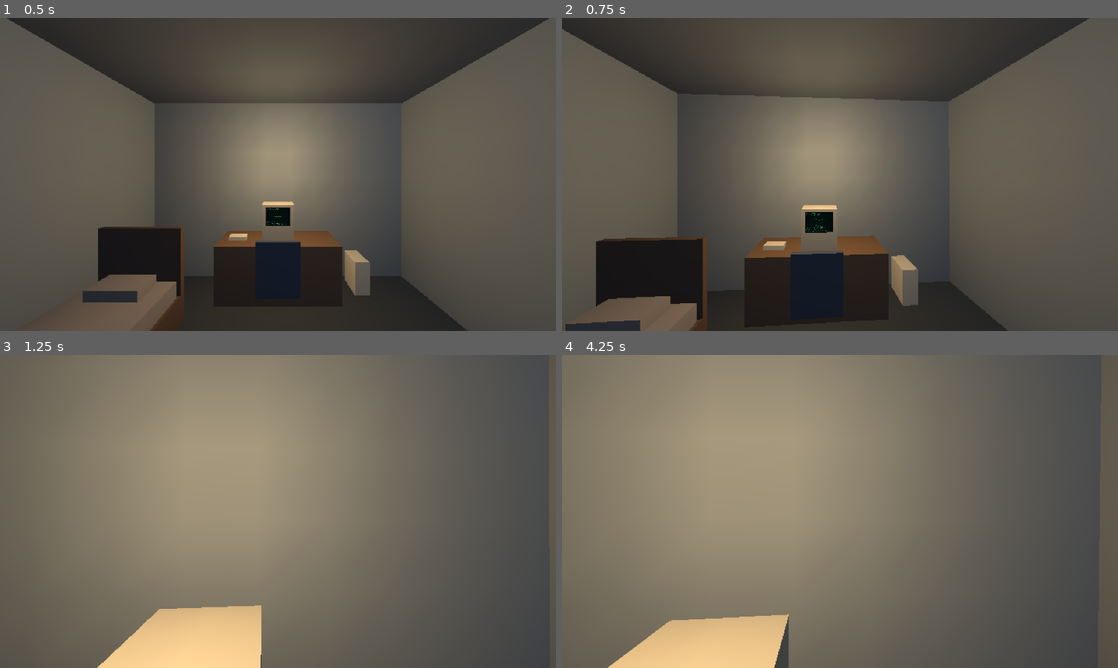
Above: before the commit, frames 1-4 (two rows, left to right).
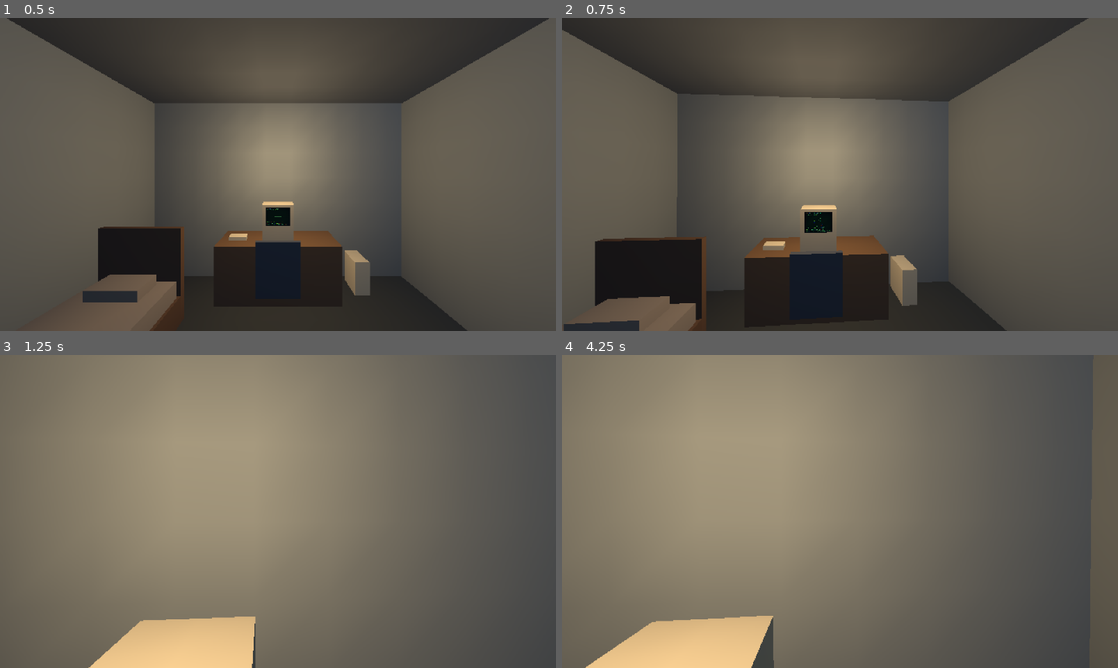
Above: after the commit, the same moments.

Repository: fcport/astrochills-gd-3d
Game: Godot game, scene res://main.tscn
Two runs of this game, one before a commit and one after it. Both use one fixed random seed, a clock stepped at 60 frames per second and the inputs below.
Inputs (mouse positions are in pixels of both pictures, inside the frame that each line leads up to):
- Up to frame 1 (0.5 s): no input
- Up to frame 2 (0.75 s): tap Enter (imaging_start) at 0.5 s; move the mouse to (867, 174) at 0.52 s; hold W (move_forward) from 0.53 s (still down); hold Shift (sprint) from 0.53 s (still down); click (867, 174) at 0.67 s
- Up to frame 3 (1.25 s): keep holding W (move_forward); keep holding Shift (sprint)
- Up to frame 4 (4.25 s): keep holding W (move_forward); move the mouse to (812, 511) at 1.27 s; release Shift (sprint) at 1.28 s; tap B (bbs_open) at 1.35 s; tap Shift (sprint) every 0.75 s from 1.55 to 3.8 s; move the mouse to (851, 505) at 2.02 s; hold Left (imaging_dec) 2.03-2.78 s; move the mouse to (834, 517) at 2.77 s; tap Right (imaging_inc) at 2.85 s; click (834, 517) at 2.92 s; tap Enter (imaging_start) at 3.5 s; move the mouse to (878, 514) at 3.52 s; hold Down (imaging_next) from 3.53 s (still down)

Frame 1 is identical in both runs. In frame 2, 0.4% of the frame differs, in the area x 0-95%, y 0-100%; in frame 3, 1.1%; in frame 4, 1.3%, in the area x 4-41%, y 82-100%.

Commit message:
Passo 2,5 e scatto 4,5
Seconda taratura del passo, a occhio, giocando. Era 1,6 all'inizio, poi 2,0 e
4,0 dopo la prima notte intera, adesso 2,5 e 4,5. La casa e' cresciuta con
l'epica 3 — cucina, atrio, cupola, esterno — e le distanze da attraversare
durante l'attesa sono un'altra cosa rispetto a quando c'era solo la stanza del
computer.

Shift+F8/F9 e Shift+F10/F11 restano per correggere dal vivo.

Diff:
--- a/world/player/player.gd
+++ b/world/player/player.gd
@@ -48,7 +48,7 @@
 ## trovato camminando con `Shift+F8`/`Shift+F9` e leggendo l'overlay `F12` finché
 ## il passo non sembrava un passo. È l'unico modo in cui questi numeri si trovano:
 ## il 2.6 di prima era stato scelto senza guardare, e si vedeva.
-static var walk_speed := 2.0
+static var walk_speed := 2.5
 
 ## Metri al secondo tenendo SHIFT. NON è uno scatto sportivo e non c'è stamina:
 ## è la scorciatoia di chi sa già dove sta andando e non vuole rifare il giro
@@ -56,7 +56,7 @@
 ## ha fretta, ed è una cortesia lasciarglielo dire.
 ##
 ## Tarabile come il passo, con `Shift+F10`/`Shift+F11`.
-static var sprint_speed := 4.0
+static var sprint_speed := 4.5
 
 ## Quanto in fretta la velocità raggiunge quella voluta. Un valore alto rende il
 ## controllo immediato senza far sembrare il giocatore su una pista di ghiaccio.
